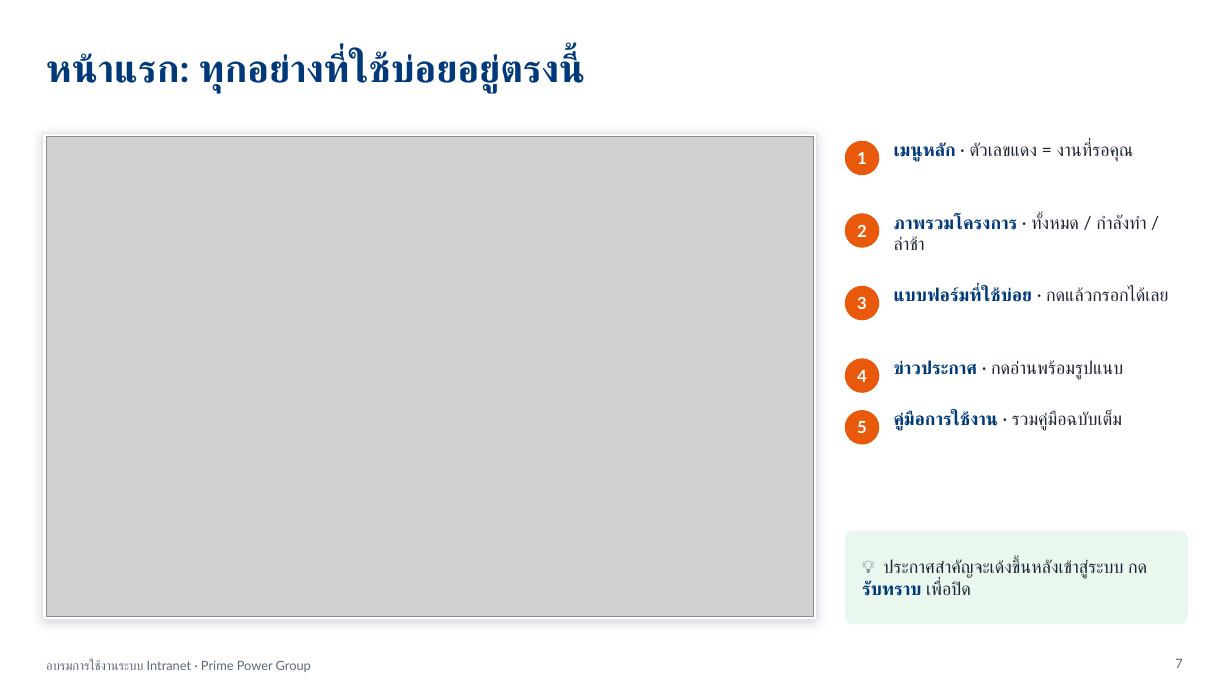
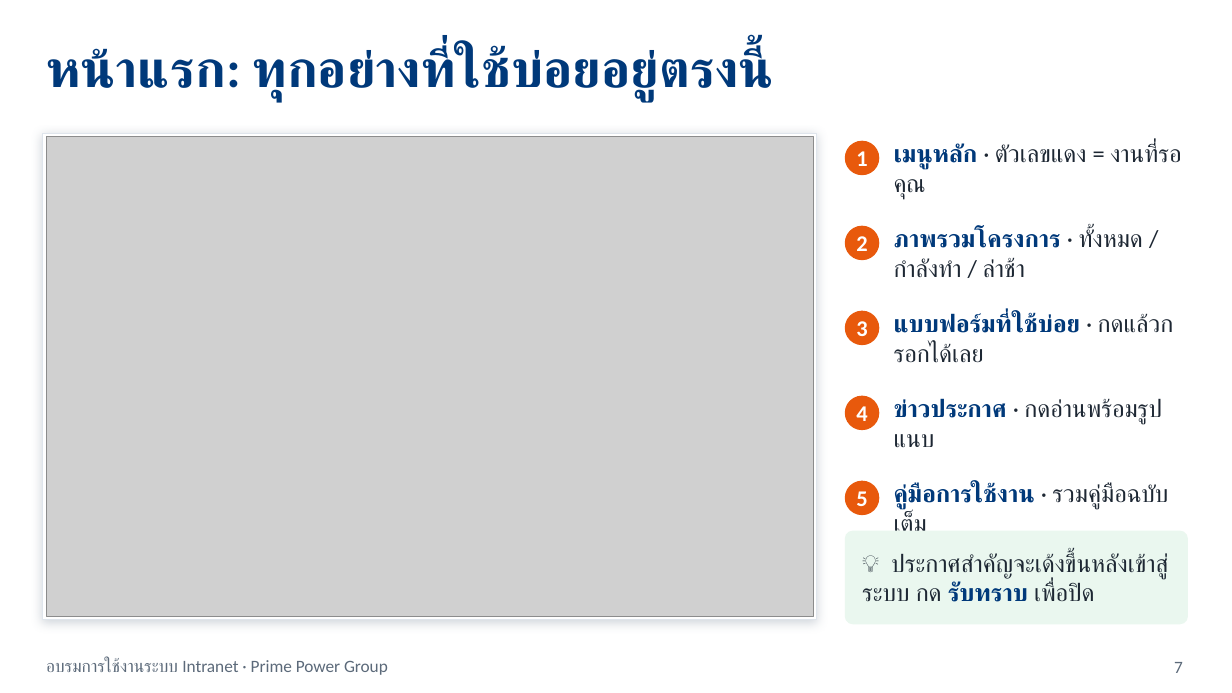
Before and after one commit to PPG2014/prime-power-intranet, a slide deck: slide 7 of manual/Intranet-Training-v1.0.pptx. Drawn at 1232x693 pixels with LibreOffice and Linux fonts; fonts in the diff are those of the drawing; grey boxes stand for pictures; background and template pictures are left out. Boxes give left, top, right and bottom in pixels: in the first picture for what was removed or moved away, otherwise in the second. Text is boxed around its words. In the diff, an @@ line names an element or a change of style, - is before the commit and + after.

```diff
--- a/manual/Intranet-Training-v1.0.pptx
+++ b/manual/Intranet-Training-v1.0.pptx
@@ title "หน้าแรก: ทุกอย่างที่ใช้บ่อยอยู่ตรงนี้" at [46, 47, 763, 101]: size 30 to 40.5 pt, font Lato to Calibri @@
@@ text "2": place and size @@
-text "2" at [857, 225, 867, 237]
+text "2" at [856, 236, 867, 251]
@@ ellipse: place and size @@
-ellipse at [846, 213, 879, 247]
+ellipse at [846, 226, 879, 260]
@@ text "ภาพรวมโครงการ · ทั้งหมด / กำลังทำ ...": place and size @@
-text "ภาพรวมโครงการ · ทั้งหมด / กำลังทำ ..." at [894, 215, 1146, 250]
+text "ภาพรวมโครงการ · ทั้งหมด / กำลังทำ ..." at [894, 228, 1143, 277]
@@ text "3": place and size @@
-text "3" at [857, 297, 867, 309]
+text "3" at [856, 321, 867, 336]
@@ ellipse: place and size @@
-ellipse at [846, 287, 879, 320]
+ellipse at [846, 311, 879, 345]
@@ text "แบบฟอร์มที่ใช้บ่อย · กดแล้วกรอกได้เลย": place and size @@
-text "แบบฟอร์มที่ใช้บ่อย · กดแล้วกรอกได้เลย" at [894, 287, 1169, 302]
+text "แบบฟอร์มที่ใช้บ่อย · กดแล้วกรอกได้เลย" at [894, 313, 1174, 363]
@@ text "4": place and size @@
-text "4" at [857, 370, 867, 382]
+text "4" at [856, 406, 867, 421]
@@ ellipse: place and size @@
-ellipse at [846, 359, 879, 392]
+ellipse at [846, 396, 879, 430]
@@ text "ข่าวประกาศ · กดอ่านพร้อมรูปแนบ": place and size @@
-text "ข่าวประกาศ · กดอ่านพร้อมรูปแนบ" at [894, 360, 1123, 380]
+text "ข่าวประกาศ · กดอ่านพร้อมรูปแนบ" at [894, 398, 1162, 425]
@@ size 14 to 19 pt, font Lato to Calibri in 6 elements at [862, 553, 1169, 602], [894, 143, 1181, 199], [894, 228, 1143, 277], [894, 313, 1174, 363], [894, 398, 1162, 425], [894, 483, 1168, 531] @@
@@ text "คู่มือการใช้งาน · รวมคู่มือฉบับเต็ม": place and size @@
-text "คู่มือการใช้งาน · รวมคู่มือฉบับเต็ม" at [894, 412, 1122, 431]
+text "คู่มือการใช้งาน · รวมคู่มือฉบับเต็ม" at [894, 483, 1168, 531]
@@ size 13 to 17.5 pt, font Lato to Calibri in 5 elements at [856, 151, 867, 166], [856, 236, 867, 251], [856, 321, 867, 336], [856, 406, 867, 421], [856, 491, 867, 506] @@
@@ text "5": place and size @@
-text "5" at [857, 421, 867, 433]
+text "5" at [856, 491, 867, 506]
@@ ellipse: place and size @@
-ellipse at [846, 411, 879, 445]
+ellipse at [846, 482, 879, 515]
@@ text "อบรมการใช้งานระบบ Intranet · Prime Power ..." at [46, 659, 388, 675]: size 10 to 13.5 pt, font Lato to Calibri @@
@@ page number at [1174, 662, 1183, 673]: size 10 to 13.5 pt, font Lato to Calibri @@
```
Also in this commit, not shown: 34 other slides changed.
